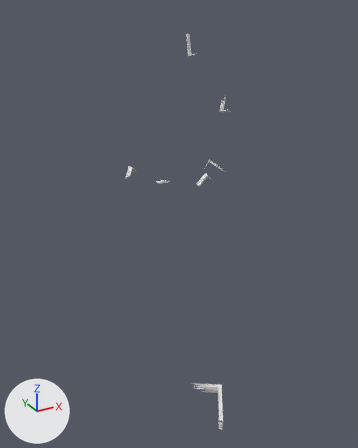
Before and after pictures for a commit that changed the FBX model Assets/Wall Components/Wall Animations/Fail/HVACFail.fbx.
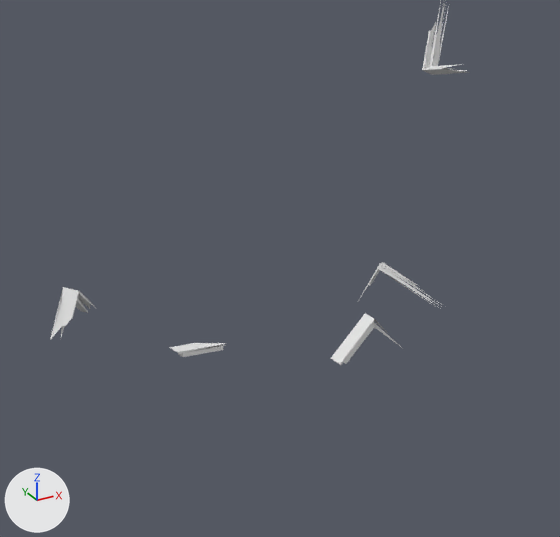
The first picture shows the older version from a 50 mm camera at (-29.1, -53.3, 19.2) aimed at (-9.7, -18.0, 1.5). The close-ups show both versions on the part from 31% to 71% of the width and 21% to 51% of the height of that picture; other places that the commit changed are outside them. Every picture has the same lights, and +X, +Y and +Z are marked at lower left. Both versions are drawn at frame 115 of the action 'Scene'; the numbers are the values there.

In view in the first close-up: 'HvacLeft.001', 'HvacLeft.002', 'HvacRight', 'HvacRight.002', 'HvacRight.003'.
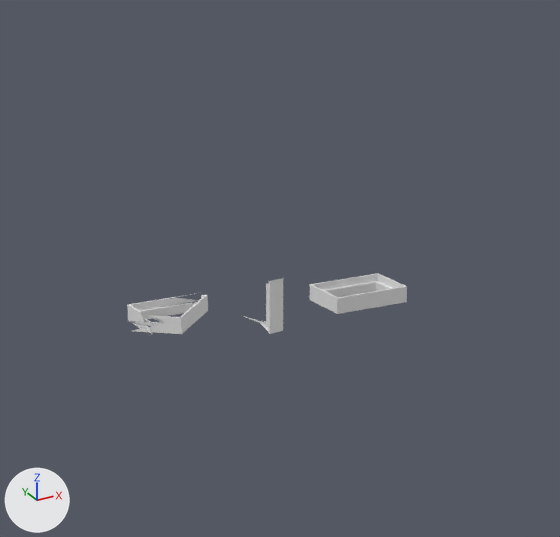
Pixel boxes [x1, y1, x2, y2] of what changed, in the close-ups (560 x 537 px):
'HvacRight', reshaped, moved, turned
    before: [358, 262, 442, 307]
    after: [310, 273, 407, 314]
'HvacLeft.001', moved, turned
    before: [50, 287, 96, 340]
    after: [127, 293, 199, 335]
'HvacLeft.002', moved, turned
    before: [331, 313, 401, 365]
    after: [244, 278, 283, 334]
'HvacLeft', moved, turned (not visible before)
    after: [133, 295, 208, 334]
'HvacRight.002', deleted
    before: [422, 0, 469, 75]
'HvacRight.003', deleted
    before: [169, 343, 226, 357]
part 1 of me_object_93, added
    after: [310, 273, 407, 314]

Edits to the bpy script that builds the scene:
```text
Change me_object_93:
    used by ob_hvacright; location = (4.09, -2.3, -0.12); rotation_euler = (2.891, 0.493, -0.875), in degrees (166, 28, -50); scale = (0.01, 0.01, 0.01)
    remove me_object_93.from_pydata(...)  # 63 vertices, 95 faces; spans x -130.0..130.0, y -32.0..20.0, z -88.0..70.0
    add me_object_93.from_pydata(...)  # 173 vertices, 290 faces; spans x -130.0..130.0, y -32.0..20.0, z -88.0..88.0
    me_object_93 part 1: a new loose piece of 110 vertices spanning x -130.0..130.0, y -32.0..20.0, z -88.0..88.0
Change ob_hvacleft_002:
    ob_hvacleft_002.location: (0.93, -6.05, -0.31) -> (-1.11, -1.68, 0.91)
    ob_hvacleft_002.rotation_euler: (-0.0898, -0.739, -3.06) -> (-3.142, 0.0, -1.419)  # degrees (-5.1, -42, -175) -> degrees (-180, 0, -81)
Remove ob_hvacright_003:
    ob_hvacright_003 = bpy.data.objects.new('HvacRight.003', me_object_020)
    ob_hvacright_003.location = (-3.63, -3.2, -1.19)
    ob_hvacright_003.rotation_euler = (1.302, 1.566, -1.831)  # degrees (75, 90, -105)
    ob_hvacright_003.scale = (0.01, 0.01, 0.01)
Change ob_hvacright:
    ob_hvacright.location: (4.09, -2.3, -0.12) -> (3.02, -1.43, 0.23)
    ob_hvacright.rotation_euler: (2.891, 0.493, -0.875) -> (-1.582, 0.0, 0.0)  # degrees (166, 28, -50) -> degrees (-91, 0, 0)
Remove ob_hvacright_002:
    ob_hvacright_002 = bpy.data.objects.new('HvacRight.002', me_object_012)
    ob_hvacright_002.location = (7.59, 0.27, 7.97)
    ob_hvacright_002.rotation_euler = (2.001, 2.028, 0.661)  # degrees (115, 116, 38)
    ob_hvacright_002.scale = (0.01, 0.01, 0.01)
Change ob_hvacleft:
    ob_hvacleft.location: (-18.29, -36.58, 0.25) -> (-3.19, -0.17, 0.18)
    ob_hvacleft.rotation_euler: (1.557, -0.0000687, -2.128) -> (-1.609, 0.0166, 0.776)  # degrees (89, 0, -122) -> degrees (-92, 1, 44)
Change ob_hvacleft_001:
    ob_hvacleft_001.location: (-6.03, 0.92, -0.04) -> (-3.07, -0.52, 0.21)
    ob_hvacleft_001.rotation_euler: (0.159, 0.526, 0.908) -> (-1.571, 0.0, 0.0)  # degrees (9.1, 30, 52) -> degrees (-90, 0, 0)
```
